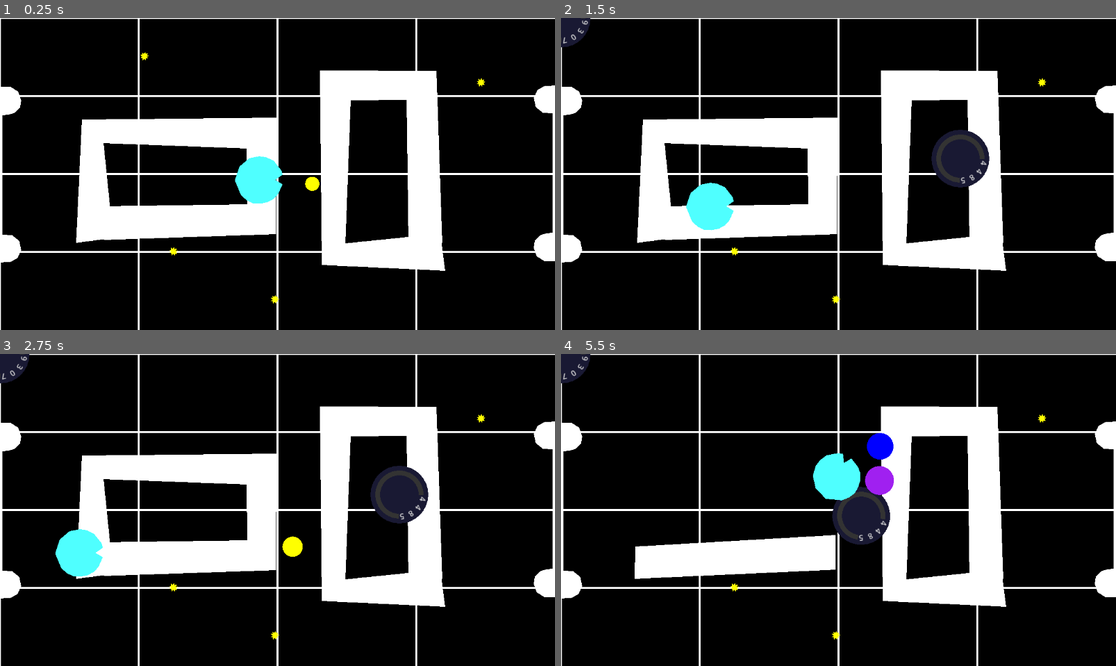
Above: before the commit, frames 1-4 (two rows, left to right).
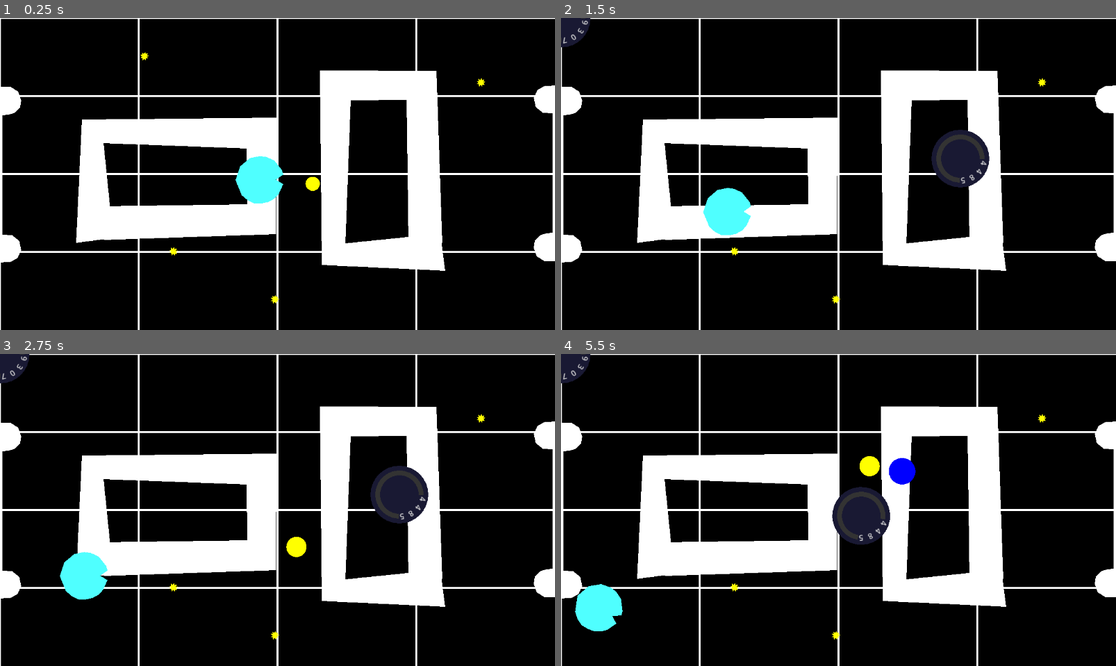
Above: after the commit, the same moments.

Repository: nuitsdesbassins2025/display-engine
Game: Godot game, scene res://Scenes/dogeball.tscn
Same seed, same stepped clock (60 frames per second), same inputs: the game is played once before the commit and once after it.
Inputs (mouse positions are in pixels of both pictures, inside the frame that each line leads up to):
- Up to frame 1 (0.25 s): no input
- Up to frame 2 (1.5 s): tap Enter at 0.5 s; move the mouse to (960, 158) at 0.52 s; hold D 0.53-1.28 s; tap Z at 0.6 s; click (960, 158) at 0.67 s; move the mouse to (727, 189) at 1.27 s; hold S from 1.28 s (still down); tap E at 1.35 s
- Up to frame 3 (2.75 s): move the mouse to (333, 441) at 2.02 s; release S at 2.03 s; hold D from 2.03 s (still down); tap R at 2.1 s
- Up to frame 4 (5.5 s): move the mouse to (810, 572) at 2.77 s; tap one key every 0.75 s from 2.85 s: T F G H; click (810, 572) at 2.92 s; move the mouse to (1005, 556) at 3.52 s; release D at 3.53 s; hold A 3.53-5.03 s; move the mouse to (672, 463) at 4.27 s; move the mouse to (866, 510) at 5.02 s; hold S from 5.03 s (still down); click (866, 510) at 5.17 s

The runs differ from the first frame. In frame 1, less than 0.1% of the frame differs, in the area x 42-58%, y 44-60%; in frame 2, 1.0%; in frame 3, 1.3%; in frame 4, 7.9%, in the area x 2-64%, y 25-89%.
Error in both runs: Invalid call. Nonexistent function 'get_segment_count' in base 'Node2D (SnakeTrail)'. (res://entities/player/player.gd:170)

Commit message:
Update dogeball.tscn
desactive black hole

Diff:
--- a/Scenes/dogeball.tscn
+++ b/Scenes/dogeball.tscn
@@ -10,7 +10,6 @@
 [ext_resource type="PackedScene" uid="uid://dar88wmy8yjkd" path="res://entities/but/dodge_but.tscn" id="8_hvv0g"]
 [ext_resource type="Script" uid="uid://bc5du853qtynx" path="res://Scenes/walls.gd" id="8_p36c4"]
 [ext_resource type="PackedScene" uid="uid://baqqiy27gdc7p" path="res://Scenes/dessin.tscn" id="10_n73id"]
-[ext_resource type="PackedScene" uid="uid://ca6bpkdvla2aq" path="res://entities/black_hole/black_hole.tscn" id="11_nuwje"]
 
 [sub_resource type="ShaderMaterial" id="ShaderMaterial_mfuhc"]
 shader = ExtResource("2_u2e2k")
@@ -59,7 +58,3 @@
 
 [node name="DodgeBut2" parent="." instance=ExtResource("8_hvv0g")]
 position_cote = 1
-
-[node name="BlackHole" parent="." instance=ExtResource("11_nuwje")]
-visible = false
-position = Vector2(445, 354)
Not shown: 1 places in Scenes/dogeball.tscn that only renumber resources
